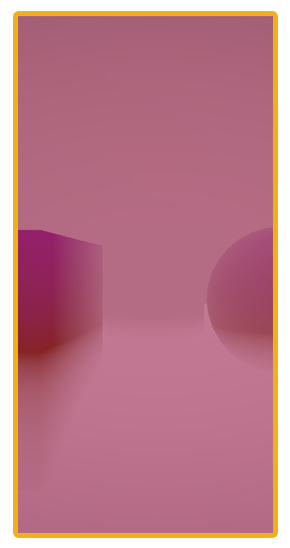
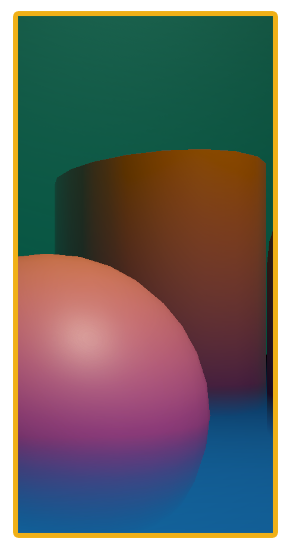
Layers edited between the first and the second 290 x 548 image:
removed layer "Layer 1" over [18, 16, 273, 533]
added layer "Layer 5" above "Layer 4" over [18, 16, 273, 533]
added layer "Layer 4" above "Color Fill 1" over [18, 16, 273, 533]
